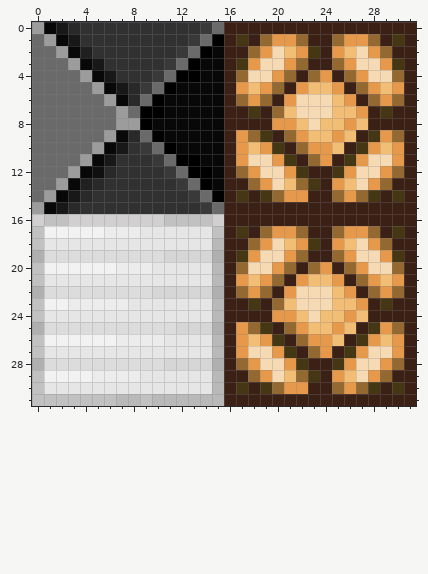
Pixel-art sprite, stored at gfx/textures/mountain/ttm_textures.07800.rgba16.png. Above: the version before the commit.
The file is 32x32 pixels. Colours within 5 levels of each other are drawn and written as one.
And afterwards:
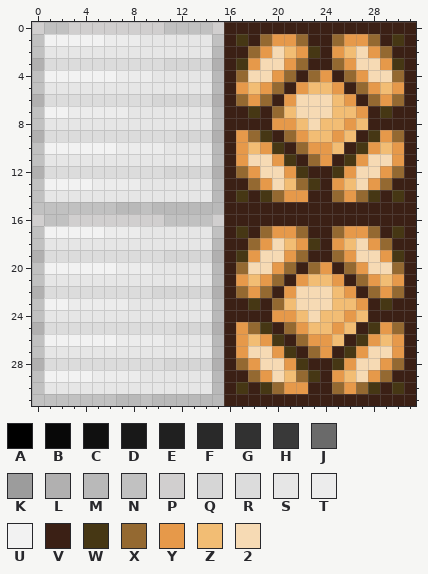
Palette (. is transparent): A #000000  B #080808  C #101010  D #181818  E #202020  F #292929  G #313131  H #393939  J #6a6a6a  K #9c9c9c  L #b1b0b0  M #b9b9b9  N #c1c1c1  P #d1cfcf  Q #d6d6d6  R #dcdcdc  S #e6e6e6  T #ececec  U #f2f2f2  V #3b2015  W #463714  X #946931  Y #e6994a  Z #f2bd74  2 #f6dab4
Change:
Changed rows in their new state; - is an unchanged pixel.
first column x 0:
 0 PNNPPPPPPPPNNNNP
 1 NUUUUUTTTSSSSSSN
 2 NSSSSSSSSSSSSSSM
 3 LRRRRRRRRRRQQQQL
 4 NUUUUUUTTTSSSSSM
 5 NSSSSSSSSSSSSSSM
 6 LRRRRRRRRRQQQQQL
 7 NUUTTTTTSSSSSSSM
 8 NSSSSSSSSSSSSSSM
 9 LRRRRRRRRRRRQQQL
10 NUUUUUUTTTTSSSSM
11 NSSSSSSSSSSSSSSM
12 LRRRRRRRRRRQQQQL
13 NUUUUTTTTSSSSSSM
14 NSSSSSSSSSSSSSSM
15 NNNNNNNMMNMMMMMM
Boxes around the changes in both pictures, in picture pixels (x1, y1, x2, y2):
changed: (32, 22, 224, 214)
